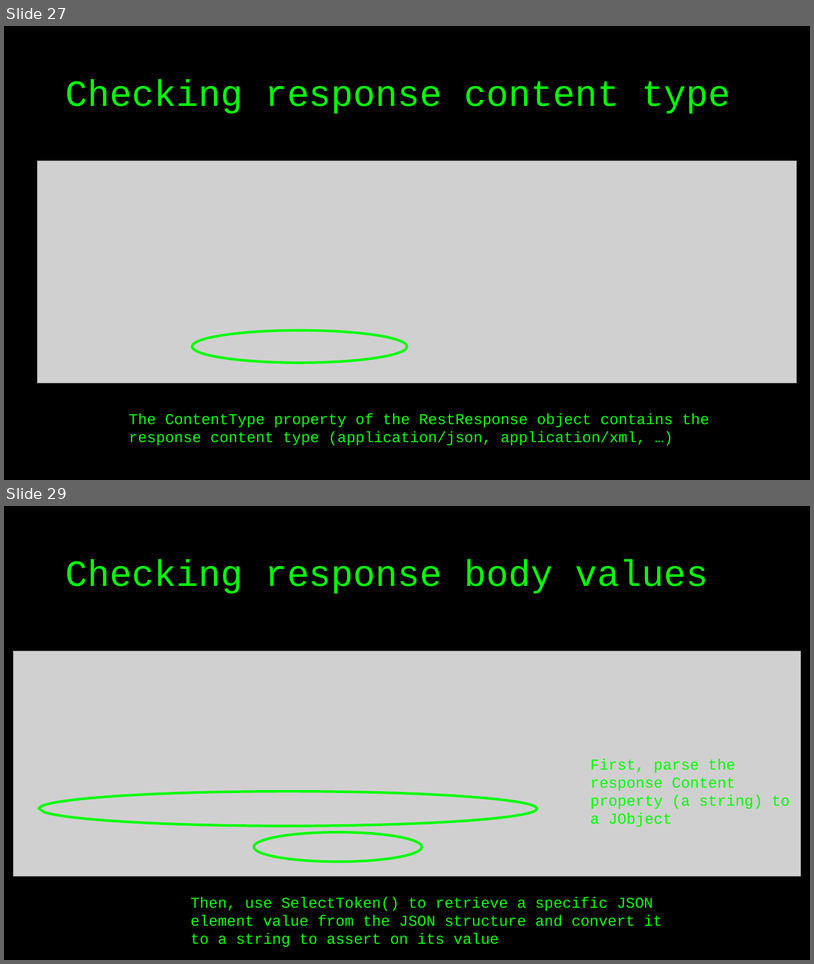
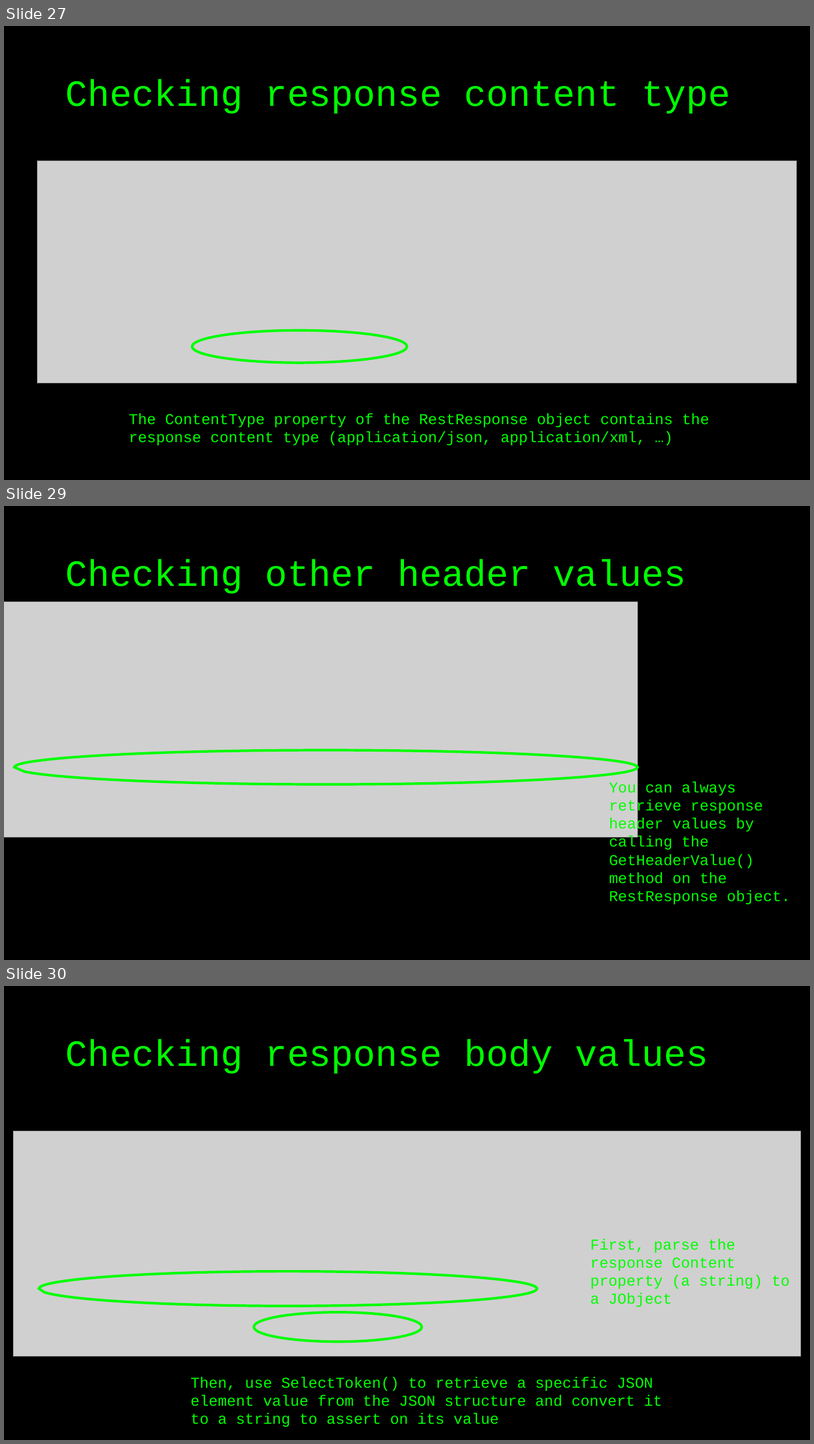
Before and after one commit to basdijkstra/restsharp-workshop, a slide deck: RestSharpWorkshop.odp. Shown one above the other, each under a label of ours: slides 27 and 29 before the commit, slides 27, 29 and 30 after it; the slides between them are not shown. The pictures are 814x964 and 814x1444 pixels, drawn with LibreOffice and Linux fonts; fonts in the diff are those of the drawing; grey boxes stand for pictures. Boxes give left, top, right and bottom in pixels: in the first picture for what was removed or moved away, otherwise in the second. Text is boxed around its words. In the diff, an @@ line names an element or a change of style, - is before the commit and + after.

```diff
--- a/RestSharpWorkshop.odp
+++ b/RestSharpWorkshop.odp
@@ slide 29 added at [4,506,810,960], background #000000 @@
@@ title added at [65,559,686,594], 44 pt, text #00FF00 @@
+Checking other header values
@@ picture added at [4,601,638,837] @@
@@ freeform shape added at [14,750,638,784], outline #00FF00 3 pt @@
@@ text added at [609,781,791,904], 18 pt, text #00FF00 @@
+You can always retrieve response header values by calling the GetHeaderValue() method on the RestResponse object.
@@ what was slide 29 is now slide 30 @@
```
Also in this commit, not shown: 1 other slide added, 1 slide removed, 2 other files.
